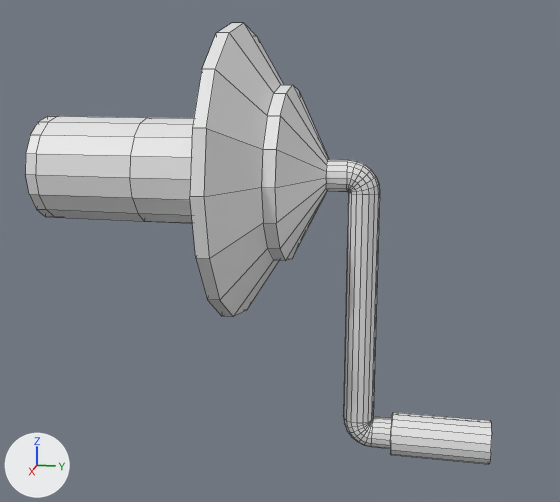
One commit to the FBX model Assets/05_Models/Props/Lego_Handle.fbx: the scene before it, then after it.
One viewpoint serves both versions: a camera (50 mm lens) standing at (2.7, -2.09, 1.45) and looking at (-1.09, -2.85, 0.5). Arrows for +X, +Y and +Z are at lower left; the lights stay in place. Mesh edges are drawn as thin lines. Where no turn or scale is listed for an object, it has been applied to the vertices.

The scene before the commit, as lines of its bpy script (objects in view):
```python
me_cube_035 = bpy.data.meshes.new('Cube.035')
me_cube_035.from_pydata(...)  # 532 vertices, 525 faces; spans x -0.73..0.73, y -0.43..1.91, z -1.47..0.73
ob_lego_handle = bpy.data.objects.new('Lego_Handle', me_cube_035)
ob_lego_handle.location = (-1.092, -3.659, 0.9)
```
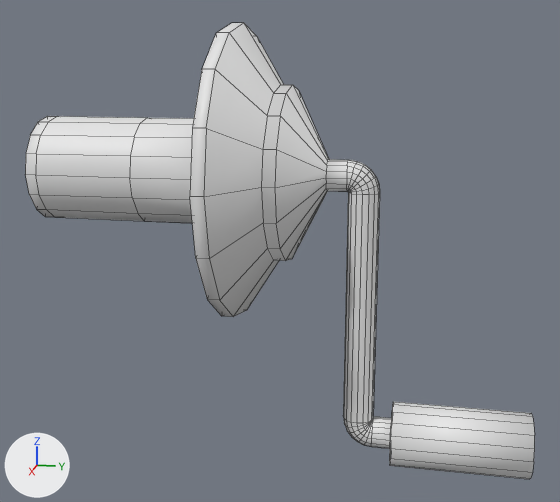
The change, as a diff of the scene's bpy script:
```diff
--- a/Assets/05_Models/Props/Lego_Handle.fbx.py
+++ b/Assets/05_Models/Props/Lego_Handle.fbx.py
@@ me_cube_035 @@
 # used by ob_lego_handle; location = (-1.092, -3.659, 0.9)
-me_cube_035.from_pydata(...)  # 532 vertices, 525 faces; spans x -0.73..0.73, y -0.43..1.91, z -1.47..0.73
+me_cube_035.from_pydata(...)  # 532 vertices, 525 faces; spans x -0.73..0.73, y -0.43..2.11, z -1.52..0.73
+# me_cube_035 part 1: 32 of the vertices in x -0.11..0.11, y 1.41..1.91, z -1.47..-1.25 are scaled about their middle by (1.5, 1.4, 1.5), then moved by (0.0, 0.1, 0.0)
+# me_cube_035 part 2: edges marked sharp go from 919 to 0
```

Where the change shows, as pixel boxes (x1, y1, x2, y2) in the pictures (560 x 502 px; the box of a moved part takes in the faces that stretch with it):
'Lego_Handle', reshaped (9% wider): before (25, 23, 492, 464); after (25, 23, 535, 479)
part 1 of me_cube_035, moved or reshaped: before (390, 412, 492, 464); after (389, 402, 535, 479)
part 2 of me_cube_035, shading changed: (25, 23, 391, 448) in both
